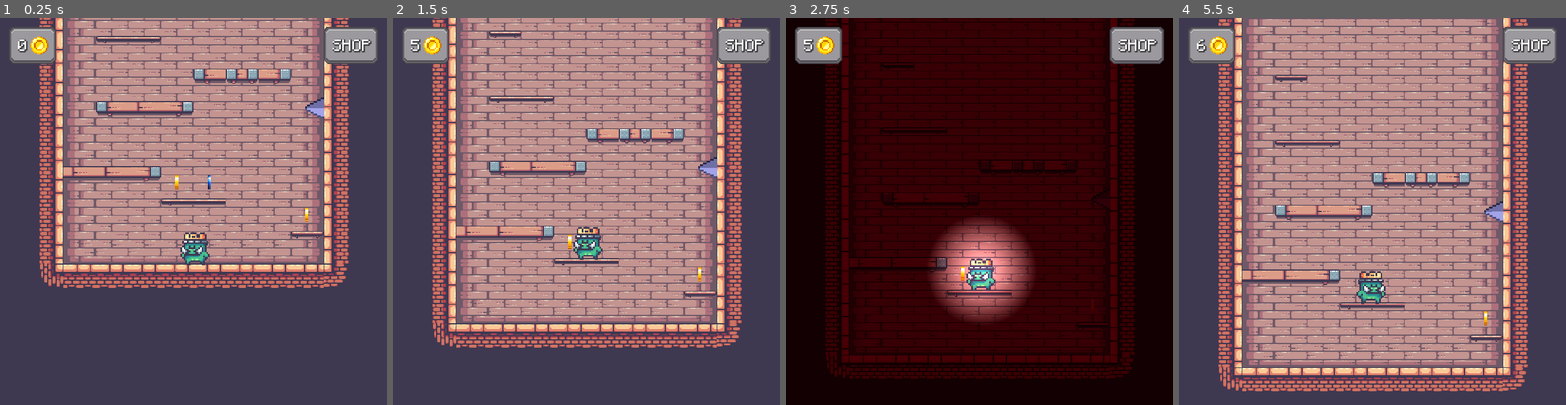
Above: before the commit, frames 1-4 (left to right).
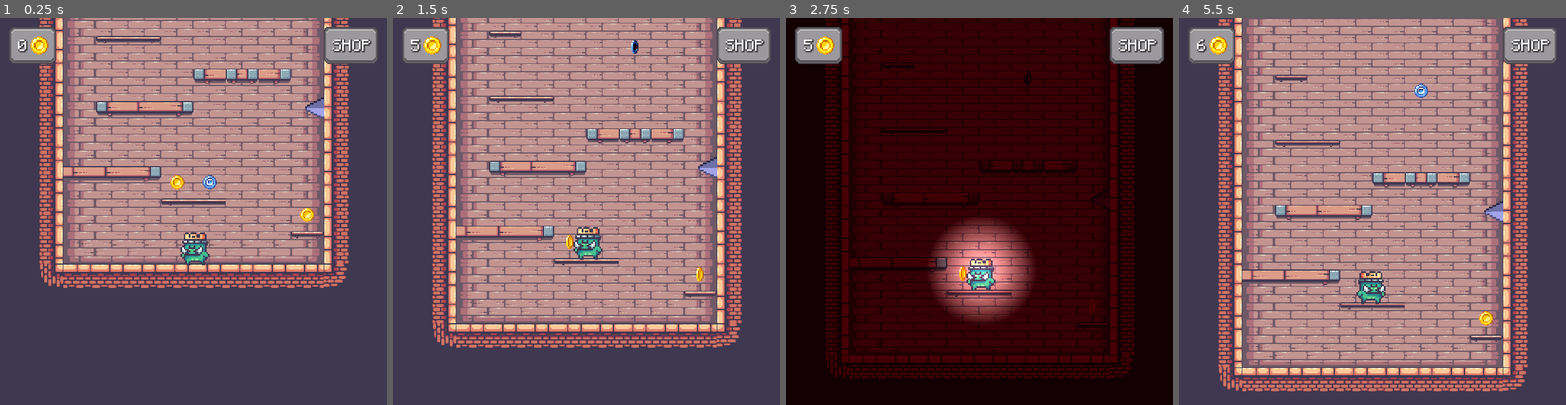
Above: after the commit, the same moments.

Repository: ofknee/the-messenger
Game: Godot game, scene res://scenes/game.tscn
Same seed, same stepped clock (60 frames per second), same inputs: the game is played once before the commit and once after it.
Inputs:
- Up to frame 1 (0.25 s): no input
- Up to frame 2 (1.5 s): tap Q (dead) at 0.6 s; tap Up (jump) at 0.77 s; tap T (terror_mode) at 0.8, 1.35 s
- Up to frame 3 (2.75 s): tap Up (jump) at 1.52 s; tap Q (dead) at 1.55, 2.1 s; tap T (terror_mode) at 2.3 s
- Up to frame 4 (5.5 s): tap T (terror_mode) at 2.85, 3.8, 5.3 s; tap Up (jump) at 3.02, 3.77, 4.52 s; tap Q (dead) at 3.05, 4.55, 5.1 s; tap Left (walk_l) at 3.6 s; tap Right (walk_r) at 4.35 s

The runs differ from the first frame. In frame 1, 0.3% of the frame differs, in the area x 43-82%, y 40-53%; in frame 2, 0.2%; in frame 3, less than 0.1%; in frame 4, 0.2%.

Commit message:
coin animation edits

Diff:
--- a/project.godot
+++ b/project.godot
@@ -25,6 +25,7 @@
 window/size/viewport_width=648
 window/size/mode=1
 window/stretch/mode="canvas_items"
+window/stretch/aspect="keep_width"
 window/defaults/default_clear_color=Color(0.3, 0.3, 0.3, 1)
 
 [editor_plugins]
@@ -76,6 +77,11 @@
 "events": [Object(InputEventKey,"resource_local_to_scene":false,"resource_name":"","device":-1,"window_id":0,"alt_press …(192 unchanged characters)…
 ]
 }
+coin_start={
+"deadzone": 0.2,
+"events": [Object(InputEventKey,"resource_local_to_scene":false,"resource_name":"","device":-1,"window_id":0,"alt_pressed":false,"shift_pressed":false,"ctrl_pressed":false,"meta_pressed":false,"pressed":false,"keycode":0,"physical_keycode":67,"key_label":0,"unicode":99,"location":0,"echo":false,"script":null)
+]
+}
 
 [physics]
 
--- a/resources/coin/basic_coin_anim.tres
+++ b/resources/coin/basic_coin_anim.tres
@@ -1,6 +1,18 @@
 [gd_resource type="SpriteFrames" format=3 uid="uid://cs54qlysqwd4g"]
 
 [ext_resource type="Texture2D" uid="uid://bvr5eyaumyvi8" path="res://assets/environment/coins/coin spritesheet.png" id="1_3cbka"]
+
+[sub_resource type="AtlasTexture" id="AtlasTexture_ftjwp"]
+atlas = ExtResource("1_3cbka")
+region = Rect2(0, 14, 14, 14)
+
+[sub_resource type="AtlasTexture" id="AtlasTexture_cy7d5"]
+atlas = ExtResource("1_3cbka")
+region = Rect2(14, 14, 14, 14)
+
+[sub_resource type="AtlasTexture" id="AtlasTexture_7jhkb"]
+atlas = ExtResource("1_3cbka")
+region = Rect2(28, 14, 14, 14)
 
 [sub_resource type="AtlasTexture" id="AtlasTexture_llfh3"]
 atlas = ExtResource("1_3cbka")
@@ -14,21 +26,18 @@
 atlas = ExtResource("1_3cbka")
 region = Rect2(28, 0, 14, 14)
 
-[sub_resource type="AtlasTexture" id="AtlasTexture_ftjwp"]
-atlas = ExtResource("1_3cbka")
-region = Rect2(0, 14, 14, 14)
-
-[sub_resource type="AtlasTexture" id="AtlasTexture_cy7d5"]
-atlas = ExtResource("1_3cbka")
-region = Rect2(14, 14, 14, 14)
-
-[sub_resource type="AtlasTexture" id="AtlasTexture_7jhkb"]
-atlas = ExtResource("1_3cbka")
-region = Rect2(28, 14, 14, 14)
-
 [resource]
 animations = [{
 "frames": [{
+"duration": 1.0,
+"texture": SubResource("AtlasTexture_ftjwp")
+}, {
+"duration": 1.0,
+"texture": SubResource("AtlasTexture_cy7d5")
+}, {
+"duration": 1.0,
+"texture": SubResource("AtlasTexture_7jhkb")
+}, {
 "duration": 1.0,
 "texture": SubResource("AtlasTexture_llfh3")
 }, {
@@ -37,15 +46,6 @@
 }, {
 "duration": 1.0,
 "texture": SubResource("AtlasTexture_i8gcc")
-}, {
-"duration": 1.0,
-"texture": SubResource("AtlasTexture_ftjwp")
-}, {
-"duration": 1.0,
-"texture": SubResource("AtlasTexture_cy7d5")
-}, {
-"duration": 1.0,
-"texture": SubResource("AtlasTexture_7jhkb")
 }],
 "loop": 1,
 "name": &"coin",
--- a/resources/coin/level_two_coin_anim.tres
+++ b/resources/coin/level_two_coin_anim.tres
@@ -1,18 +1,6 @@
 [gd_resource type="SpriteFrames" format=3 uid="uid://bwsybdni30vgi"]
 
 [ext_resource type="Texture2D" uid="uid://dlfaww4fv7l4b" path="res://assets/environment/coins/blue eyeball coin.png" id="1_1xwk7"]
-
-[sub_resource type="AtlasTexture" id="AtlasTexture_11l1o"]
-atlas = ExtResource("1_1xwk7")
-region = Rect2(0, 0, 14, 14)
-
-[sub_resource type="AtlasTexture" id="AtlasTexture_d14el"]
-atlas = ExtResource("1_1xwk7")
-region = Rect2(14, 0, 14, 14)
-
-[sub_resource type="AtlasTexture" id="AtlasTexture_1ikuy"]
-atlas = ExtResource("1_1xwk7")
-region = Rect2(28, 0, 14, 14)
 
 [sub_resource type="AtlasTexture" id="AtlasTexture_wnlwo"]
 atlas = ExtResource("1_1xwk7")
@@ -50,18 +38,21 @@
 atlas = ExtResource("1_1xwk7")
 region = Rect2(28, 42, 14, 14)
 
+[sub_resource type="AtlasTexture" id="AtlasTexture_11l1o"]
+atlas = ExtResource("1_1xwk7")
+region = Rect2(0, 0, 14, 14)
+
+[sub_resource type="AtlasTexture" id="AtlasTexture_d14el"]
+atlas = ExtResource("1_1xwk7")
+region = Rect2(14, 0, 14, 14)
+
+[sub_resource type="AtlasTexture" id="AtlasTexture_1ikuy"]
+atlas = ExtResource("1_1xwk7")
+region = Rect2(28, 0, 14, 14)
+
 [resource]
 animations = [{
 "frames": [{
-"duration": 1.0,
-"texture": SubResource("AtlasTexture_11l1o")
-}, {
-"duration": 1.0,
-"texture": SubResource("AtlasTexture_d14el")
-}, {
-"duration": 1.0,
-"texture": SubResource("AtlasTexture_1ikuy")
-}, {
 "duration": 1.0,
 "texture": SubResource("AtlasTexture_wnlwo")
 }, {
@@ -88,6 +79,15 @@
 }, {
 "duration": 1.0,
 "texture": SubResource("AtlasTexture_ls27i")
+}, {
+"duration": 1.0,
+"texture": SubResource("AtlasTexture_11l1o")
+}, {
+"duration": 1.0,
+"texture": SubResource("AtlasTexture_d14el")
+}, {
+"duration": 1.0,
+"texture": SubResource("AtlasTexture_1ikuy")
 }],
 "loop": 1,
 "name": &"default",
--- a/scenes/tile_map_layer.tscn
+++ b/scenes/tile_map_layer.tscn
@@ -13,12 +13,13 @@
 tile_set = ExtResource("1_wipo8")
 
 [node name="Main" type="TileMapLayer" parent="." unique_id=1073621595]
-tile_map_data = PackedByteArray("AAD7/wYAAAADAAIAAAD7/wkAAAA …(3936 unchanged characters)… CAAMAAAACANL/AAACAAMAAAADANL/AAACAAMAAAA=")
+tile_map_data = PackedByteArray("AAD7/wYAAAADAAIAAAD7/wkAAAA …(3936 unchanged characters)… CAAMAAAACANL/AAACAAMAAAADANL/AAACAAMAAAABAAAABQAAAAAABAA=")
 tile_set = ExtResource("1_wipo8")
 
 [node name="TopDecoration" type="TileMapLayer" parent="." unique_id=793976359]
 tile_set = ExtResource("1_wipo8")
 
-[connection signal="body_entered" from="Main/@Area2D@26315" to="Main/@Area2D@26315" method="_on_body_entered"]
-[connection signal="body_entered" from="Main/@Area2D@26316" to="Main/@Area2D@26316" method="_on_body_entered"]
-[connection signal="body_entered" from="Main/@Area2D@26317" to="Main/@Area2D@26317" method="_on_body_entered"]
+[connection signal="body_entered" from="Main/Coin" to="Main/Coin" method="_on_body_entered"]
+[connection signal="body_entered" from="Main/@Area2D@32591" to="Main/@Area2D@32591" method="_on_body_entered"]
+[connection signal="body_entered" from="Main/@Area2D@32592" to="Main/@Area2D@32592" method="_on_body_entered"]
+[connection signal="body_entered" from="Main/@Area2D@32593" to="Main/@Area2D@32593" method="_on_body_entered"]
--- a/scripts/coin.gd
+++ b/scripts/coin.gd
@@ -6,16 +6,16 @@
 
 func _ready() -> void:
 	anim.sprite_frames = type.anim
-	if unlocked["animation"]:
-		anim.play()
+
+func _process(delta: float) -> void:
+	if unlocked["animation"] == true:
+			anim.play()
 
 func _on_body_entered(body: Node2D) -> void:
 	if body.name == "Player":
 		Global.coins += type.value
-	#if Input.is_action_just_pressed("terror_mode"):
-		#unlock_sound = true
-	#if unlock_sound == true:
+	if unlocked["sfx"] == true:
 		animation_player.play("pickup")
-	#else:
-		#queue_free()
+	else:
+		queue_free()
 	print(Global.coins)
